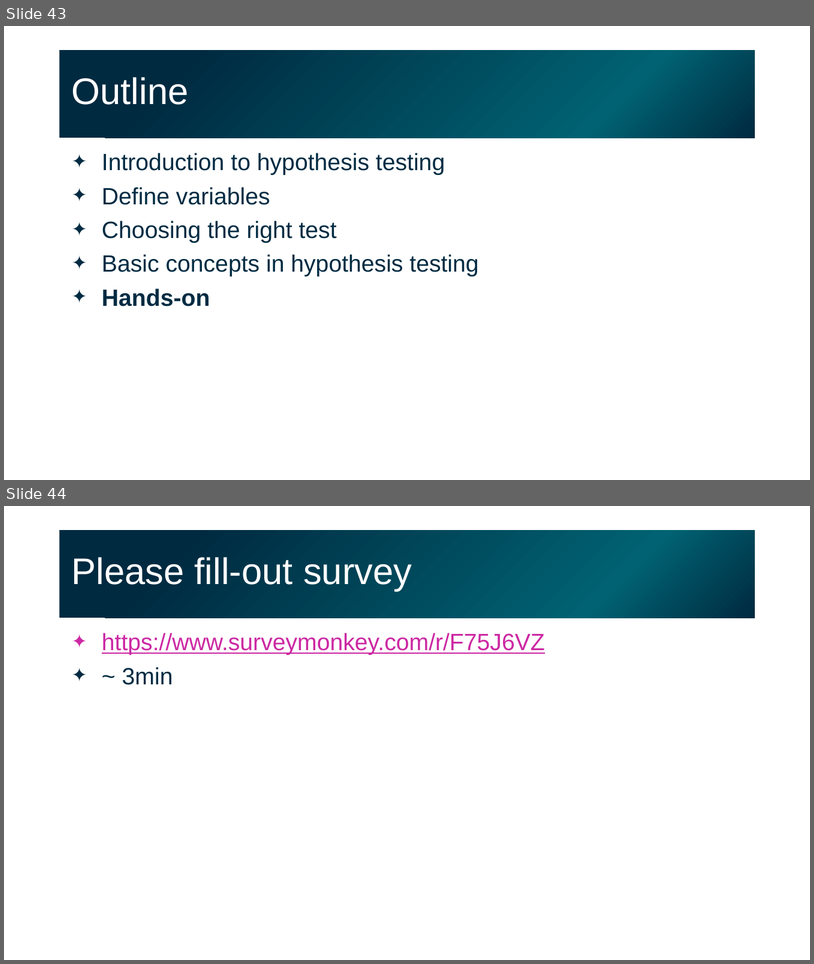
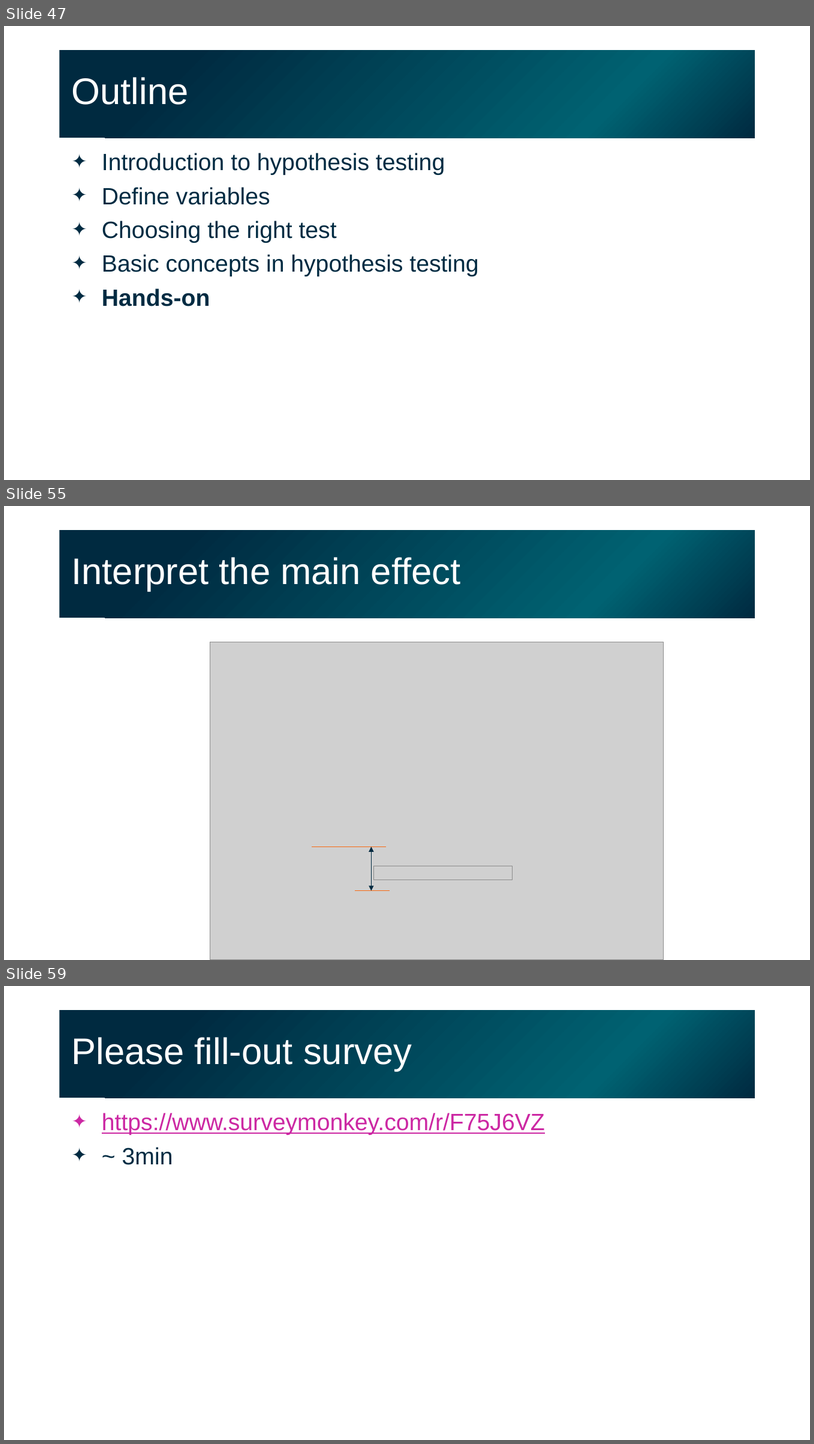
Before and after one commit to gladstone-institutes/Bioinformatics-Workshops, a slide deck: hypothesis-testing/HypothesisTesting.pptx. Shown one above the other, each under a label of ours: slides 43 and 44 before the commit, slides 47, 55 and 59 after it; the slides between them are not shown. The pictures are 814x964 and 814x1444 pixels, drawn with LibreOffice and Linux fonts; fonts in the diff are those of the drawing; grey boxes stand for pictures. Boxes give left, top, right and bottom in pixels: in the first picture for what was removed or moved away, otherwise in the second. Text is boxed around its words. In the diff, an @@ line names an element or a change of style, - is before the commit and + after.

```diff
--- a/hypothesis-testing/HypothesisTesting.pptx
+++ b/hypothesis-testing/HypothesisTesting.pptx
@@ slide 55 added at (4, 506, 810, 960), background #FFFFFF @@
@@ title added at (60, 530, 755, 618), fill gradient #002A40 to #006272, 44 pt, text #FFFFFF @@
+Interpret the main effect
@@ picture added at (210, 642, 664, 960) @@
@@ line added from (312, 847) to (386, 847), #F76912 0.5 pt @@
@@ double arrow added from (372, 847) to (372, 891), #002A40 0.5 pt @@
@@ picture added at (374, 866, 512, 879) @@
@@ line added from (355, 890) to (390, 890), #F76912 0.5 pt @@
@@ what was slide 43 is now slide 47 @@
@@ what was slide 44 is now slide 59 @@
```
Also in this commit, not shown: 3 slides changed, 14 other slides added.
